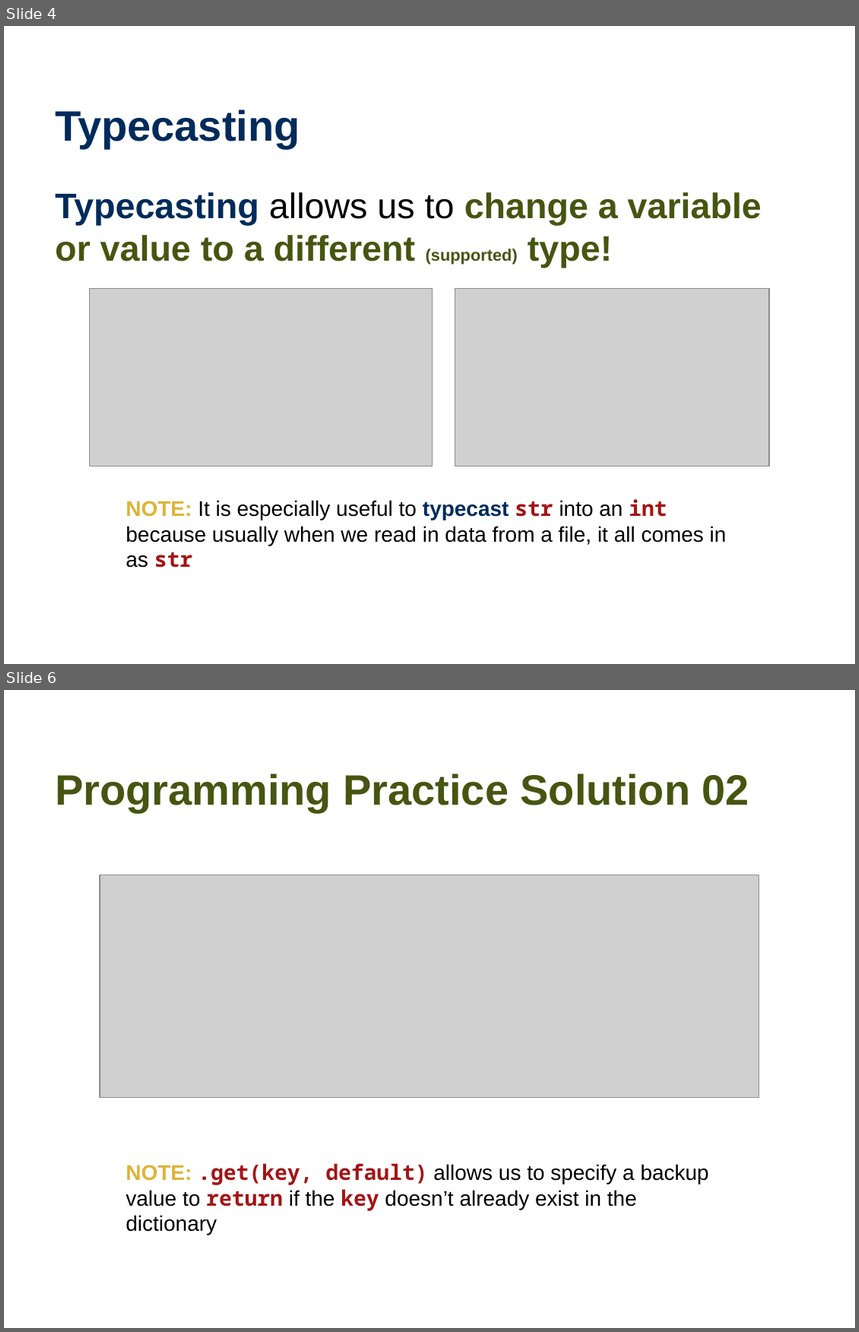
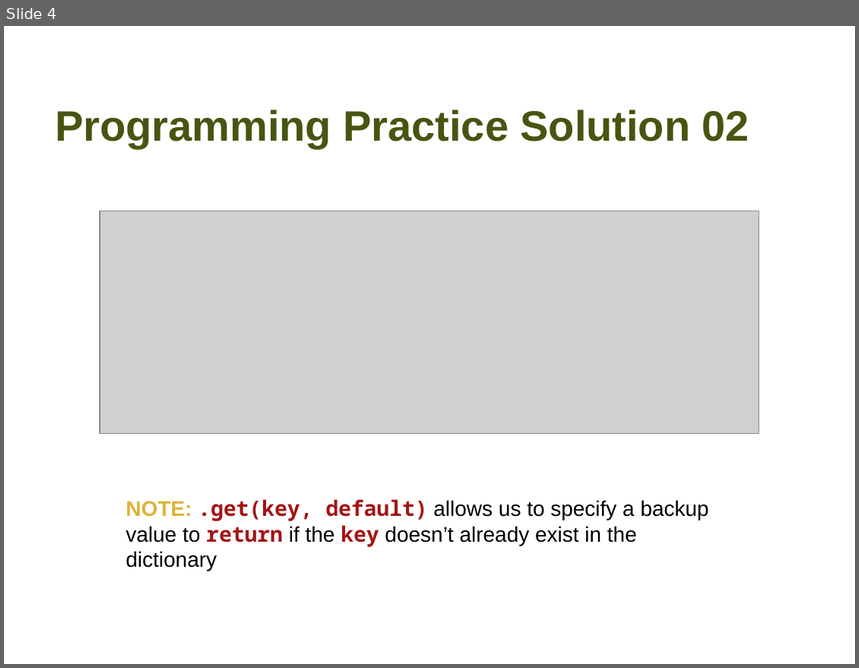
Before and after one commit to wtheisen/nd-cse-10124-lectures, a slide deck: Blank/Lecture_04_ Tokenization.pptx. Shown one above the other, each under a label of ours: slides 4 and 6 before the commit, slide 4 after it; the slides between them are not shown. The pictures are 859x1332 and 859x668 pixels, drawn with LibreOffice and Linux fonts; fonts in the diff are those of the drawing; grey boxes stand for pictures. Boxes give left, top, right and bottom in pixels: in the first picture for what was removed or moved away, otherwise in the second. Text is boxed around its words. In the diff, an @@ line names an element or a change of style, - is before the commit and + after.

```diff
--- a/Blank/Lecture_04_ Tokenization.pptx
+++ b/Blank/Lecture_04_ Tokenization.pptx
@@ slide 4 removed at (x1=4, y1=26, x2=855, y2=664), background #FFFFFF @@
@@ title removed at (x1=55, y1=110, x2=300, y2=148) @@
-Typecasting
@@ text removed at (x1=55, y1=192, x2=762, y2=268) @@
-Typecasting allows us to change a variable or value to a different (supported) type!
@@ picture removed at (x1=90, y1=289, x2=432, y2=466) @@
@@ picture removed at (x1=455, y1=289, x2=769, y2=466) @@
@@ text removed at (x1=126, y1=499, x2=727, y2=568) @@
-NOTE: It is especially useful to typecast str into an int because usually when we read in data from a file, it all comes in as str
@@ what was slide 6 is now slide 4 @@
```
Also in this commit, not shown: 3 slides changed, 4 slides added, 3 other slides removed, 3 other files.
